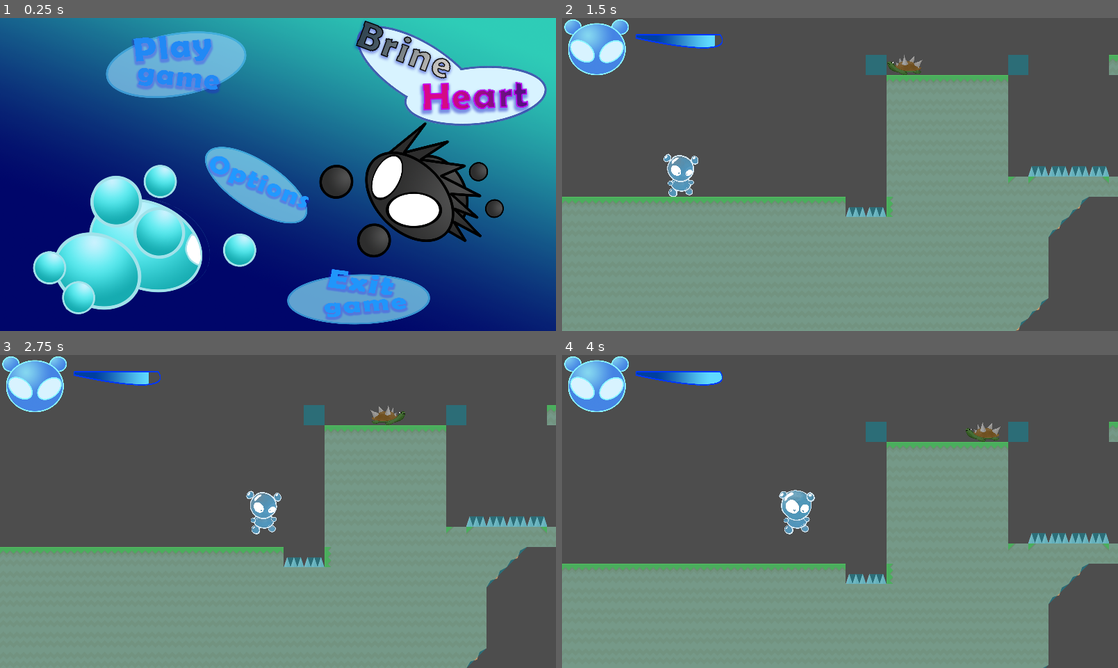
Above: before the commit, frames 1-4 (two rows, left to right).
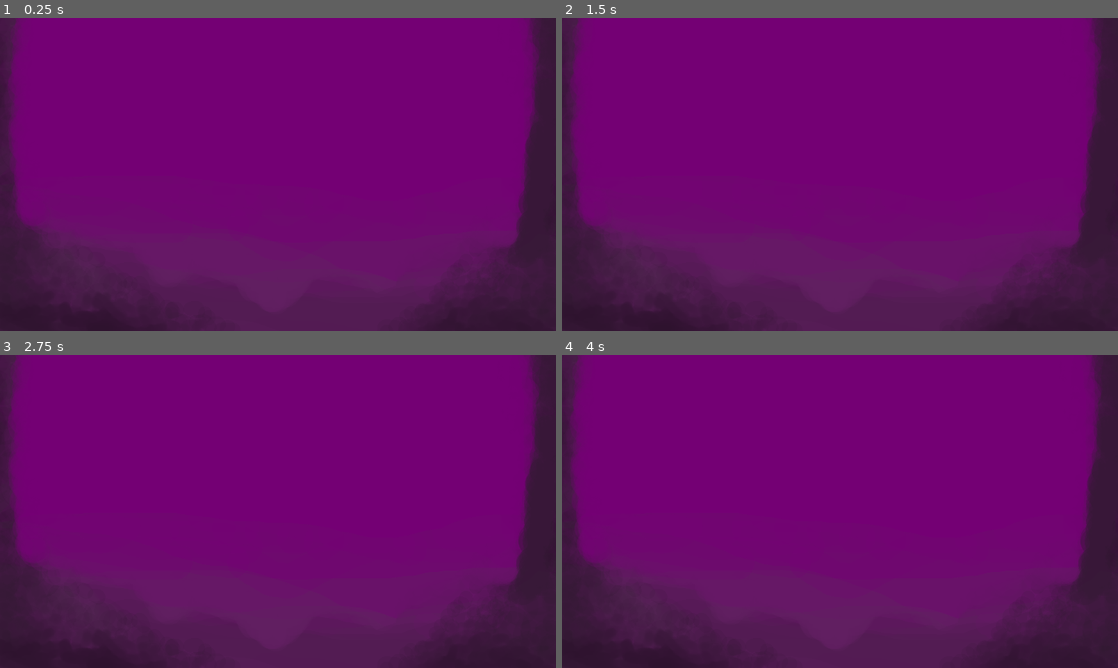
Above: after the commit, the same moments.

Repository: pondus314/bubbles-game-jam
Game: Godot game, scene res://main_node.tscn
Same seed, same stepped clock (60 frames per second), same inputs: the game is played once before the commit and once after it.
Inputs (mouse positions are in pixels of both pictures, inside the frame that each line leads up to):
- Up to frame 1 (0.25 s): no input
- Up to frame 2 (1.5 s): click (739, 64) at 0.52 s; hold D (move_right) from 1.28 s (still down); tap Space (float) at 1.35 s
- Up to frame 3 (2.75 s): keep holding D (move_right); tap W (jump) at 1.52, 2.27 s; tap Space (float) at 2.1 s
- Up to frame 4 (4 s): release D (move_right) at 2.78 s; hold A (move_left) 2.78-3.53 s; tap Space (float) at 2.85, 3.6 s; hold D (move_right) from 3.53 s (still down); tap W (jump) at 3.77 s

The runs differ from the first frame. In frame 1, 100% of the frame differs, in the area x 0-100%, y 0-100%; in frame 2, 100%; in frame 3, 100%; in frame 4, 100%.

Commit message:
add blocks and backgrounds to game

Diff:
--- a/Nodes/LevelTiles.tscn
+++ b/Nodes/LevelTiles.tscn
@@ -8,4 +8,3 @@
 use_parent_material = true
 tile_set = ExtResource("1_ihvol")
 rendering_quadrant_size = 64
-collision_visibility_mode = 1
--- a/Nodes/player.tscn
+++ b/Nodes/player.tscn
@@ -65,6 +65,7 @@
 height = 134.0
 
 [node name="Player" type="CharacterBody2D"]
+z_index = 1
 collision_layer = 2
 script = ExtResource("1_e0fsx")
 
--- a/Sprites/TileSet.tres
+++ b/Sprites/TileSet.tres
@@ -1,6 +1,7 @@
-[gd_resource type="TileSet" load_steps=11 format=3 uid="uid://ba4wo2jhpa38v"]
-
-[ext_resource type="Texture2D" uid="uid://d36ktbhcx5w7c" path="res://Sprites/grass_tiles.png" id="1_3gtdn"]
+[gd_resource type="TileSet" load_steps=14 format=3 uid="uid://ba4wo2jhpa38v"]
+
+[ext_resource type="Texture2D" uid="uid://cc87p76re0vmx" path="res://Sprites/purple_tiles_edited_2.png" id="1_hp8gk"]
+[ext_resource type="Texture2D" uid="uid://cuhebbua1d83r" path="res://Sprites/purple_tiles_edited.png" id="2_o04nf"]
 [ext_resource type="Texture2D" uid="uid://b7j4cul3tixm3" path="res://Sprites/tiles_spritesheet.png" id="2_rtpes"]
 [ext_resource type="Texture2D" uid="uid://cph636741ewk2" path="res://Sprites/items_spritesheet.png" id="3_hu3yk"]
 
@@ -14,7 +15,7 @@
 tile_data = PackedInt32Array(0, 0, 0, 1, 131072, 3, 2, 262144, 6)
 
 [sub_resource type="TileSetAtlasSource" id="TileSetAtlasSource_y3x07"]
-texture = ExtResource("1_3gtdn")
+texture = ExtResource("1_hp8gk")
 texture_region_size = Vector2i(70, 70)
 0:0/0 = 0
 0:0/0/terrain_set = 1
@@ -169,6 +170,78 @@
 0:5/1/terrains_peering_bit/top_right_corner = 0
 6:0/0 = 0
 6:0/0/physics_layer_2/polygon_0/points = PackedVector2Array(-35, -35, 35, -35, 35, 35, -35, 35)
+
+[sub_resource type="TileSetAtlasSource" id="TileSetAtlasSource_mjsqc"]
+texture = ExtResource("2_o04nf")
+texture_region_size = Vector2i(70, 70)
+1:0/0 = 0
+3:0/0 = 0
+4:0/0 = 0
+5:0/0 = 0
+0:1/0 = 0
+1:1/0 = 0
+2:1/0 = 0
+3:1/0 = 0
+4:1/0 = 0
+5:1/0 = 0
+0:2/0 = 0
+1:2/0 = 0
+2:2/0 = 0
+0:3/0 = 0
+1:3/0 = 0
+2:3/0 = 0
+4:3/0 = 0
+0:4/0 = 0
+1:4/0 = 0
+2:4/0 = 0
+4:4/0 = 0
+
+[sub_resource type="TileSetAtlasSource" id="TileSetAtlasSource_568i3"]
+texture = ExtResource("1_hp8gk")
+texture_region_size = Vector2i(70, 70)
+0:0/0 = 0
+1:0/0 = 0
+2:0/0 = 0
+3:0/0 = 0
+4:0/0 = 0
+5:0/0 = 0
+0:1/0 = 0
+1:1/0 = 0
+2:1/0 = 0
+3:1/0 = 0
+4:1/0 = 0
+6:1/0 = 0
+0:2/0 = 0
+1:2/0 = 0
+2:2/0 = 0
+3:2/0 = 0
+4:2/0 = 0
+6:2/0 = 0
+0:3/0 = 0
+1:3/0 = 0
+2:3/0 = 0
+3:3/0 = 0
+4:3/0 = 0
+6:3/0 = 0
+0:4/0 = 0
+1:4/0 = 0
+2:4/0 = 0
+3:4/0 = 0
+4:4/0 = 0
+5:4/0 = 0
+6:4/0 = 0
+0:5/0 = 0
+1:5/0 = 0
+2:5/0 = 0
+3:5/0 = 0
+4:5/0 = 0
+6:5/0 = 0
+0:6/0 = 0
+1:6/0 = 0
+2:6/0 = 0
+3:6/0 = 0
+4:6/0 = 0
+6:6/0 = 0
 
 [sub_resource type="TileSetAtlasSource" id="TileSetAtlasSource_oyhcp"]
 texture = ExtResource("2_rtpes")
@@ -492,6 +565,8 @@
 sources/5 = SubResource("TileSetAtlasSource_oyhcp")
 sources/6 = SubResource("TileSetAtlasSource_wetbj")
 sources/7 = SubResource("TileSetAtlasSource_5su7d")
+sources/2 = SubResource("TileSetAtlasSource_mjsqc")
+sources/3 = SubResource("TileSetAtlasSource_568i3")
 pattern_0 = SubResource("TileMapPattern_812gv")
 pattern_1 = SubResource("TileMapPattern_yhgr1")
 pattern_2 = SubResource("TileMapPattern_sgkg8")
--- a/main_node.tscn
+++ b/main_node.tscn
@@ -19,6 +19,8 @@
 [ext_resource type="Texture2D" uid="uid://cfykbl5fu8pag" path="res://themes/Options_Music_Off.png" id="13_evq52"]
 [ext_resource type="Texture2D" uid="uid://dke1xeuce5utm" path="res://themes/Pause_screen.png" id="15_otyub"]
 [ext_resource type="Texture2D" uid="uid://dqqf47d7r78vo" path="res://themes/Unpause_button.png" id="16_p5jl6"]
+[ext_resource type="Texture2D" uid="uid://cgfmmcc18ptkj" path="res://Sprites/Outline_purple.PNG" id="20_07g66"]
+[ext_resource type="Texture2D" uid="uid://b4acgnrdhikx5" path="res://Sprites/Background_purple.PNG" id="20_8oasg"]
 
 [sub_resource type="ShaderMaterial" id="ShaderMaterial_s2uu7"]
 
@@ -32,6 +34,7 @@
 script = ExtResource("1_gaacs")
 
 [node name="GUI" type="CanvasLayer" parent="."]
+visible = false
 
 [node name="BackgroundArt" type="TextureRect" parent="GUI"]
 modulate = Color(0.456735, 0.930367, 0.7182, 1)
@@ -635,6 +638,9 @@
 texture_over = ExtResource("11_tlqck")
 texture_progress = ExtResource("10_dbs2x")
 
+[node name="GameForeground" type="CanvasLayer" parent="."]
+layer = 0
+
 [node name="Game" type="Control" parent="."]
 process_mode = 1
 layout_mode = 1
@@ -643,6 +649,40 @@
 anchor_bottom = 1.0
 grow_horizontal = 2
 grow_vertical = 2
+
+[node name="GameBackground" type="CanvasLayer" parent="."]
+layer = -1
+
+[node name="TextureRect2" type="TextureRect" parent="GameBackground"]
+z_index = 1
+anchors_preset = 8
+anchor_left = 0.5
+anchor_top = 0.5
+anchor_right = 0.5
+anchor_bottom = 0.5
+offset_left = -965.0
+offset_top = -1219.0
+offset_right = 2535.0
+offset_bottom = 1981.0
+grow_horizontal = 2
+grow_vertical = 2
+scale = Vector2(0.55, 0.55)
+texture = ExtResource("20_07g66")
+
+[node name="TextureRect" type="TextureRect" parent="GameBackground"]
+anchors_preset = 8
+anchor_left = 0.5
+anchor_top = 0.5
+anchor_right = 0.5
+anchor_bottom = 0.5
+offset_left = -965.0
+offset_top = -1219.0
+offset_right = 2535.0
+offset_bottom = 1981.0
+grow_horizontal = 2
+grow_vertical = 2
+scale = Vector2(0.55, 0.55)
+texture = ExtResource("20_8oasg")
 
 [node name="BlurLayer" type="CanvasLayer" parent="."]
 layer = 0
Binary file added: Sprites/Background_purple.PNG
Not shown, added: Sprites/Background_purple.PNG.import
Binary file added: Sprites/Outline_purple.PNG
Not shown, added: Sprites/Outline_purple.PNG.import
Binary file added: Sprites/brine_cloud.png
Not shown, added: Sprites/brine_cloud.png.import
Binary file added: Sprites/grass_tiles_PURPLE.png
Not shown, added: Sprites/grass_tiles_PURPLE.png.import
Binary file added: Sprites/plants/Plant.PNG
Not shown, added: Sprites/plants/Plant.PNG.import
Binary file added: Sprites/plants/Riasa_1.PNG
Not shown, added: Sprites/plants/Riasa_1.PNG.import
(and 17 more such lines)
